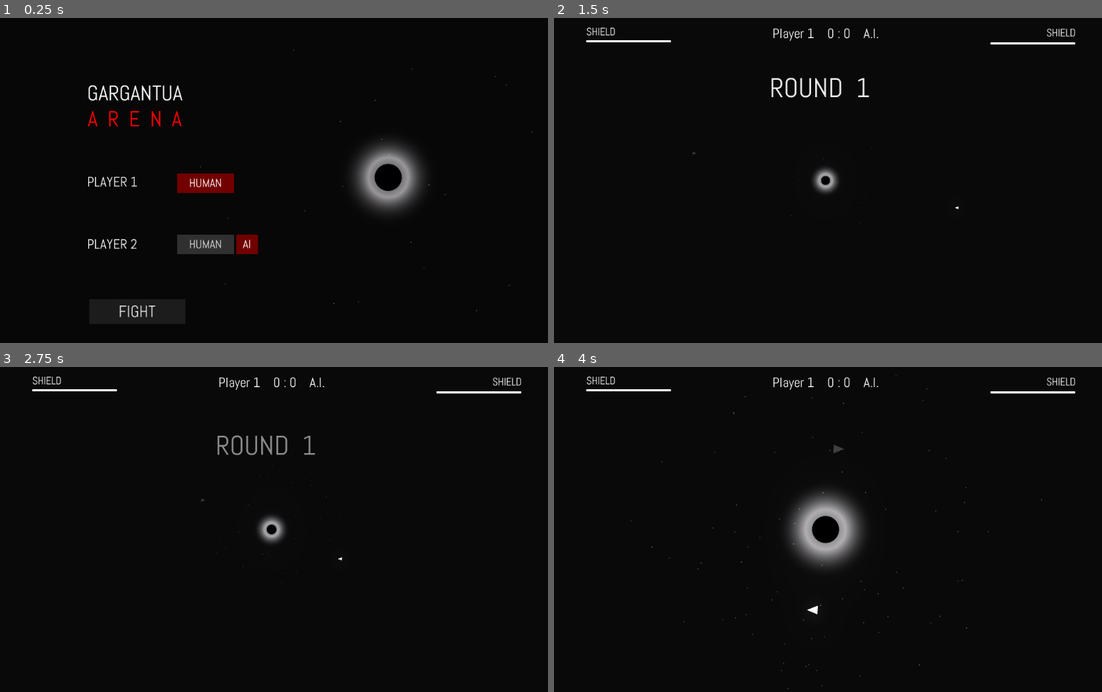
Above: before the commit, frames 1-4 (two rows, left to right).
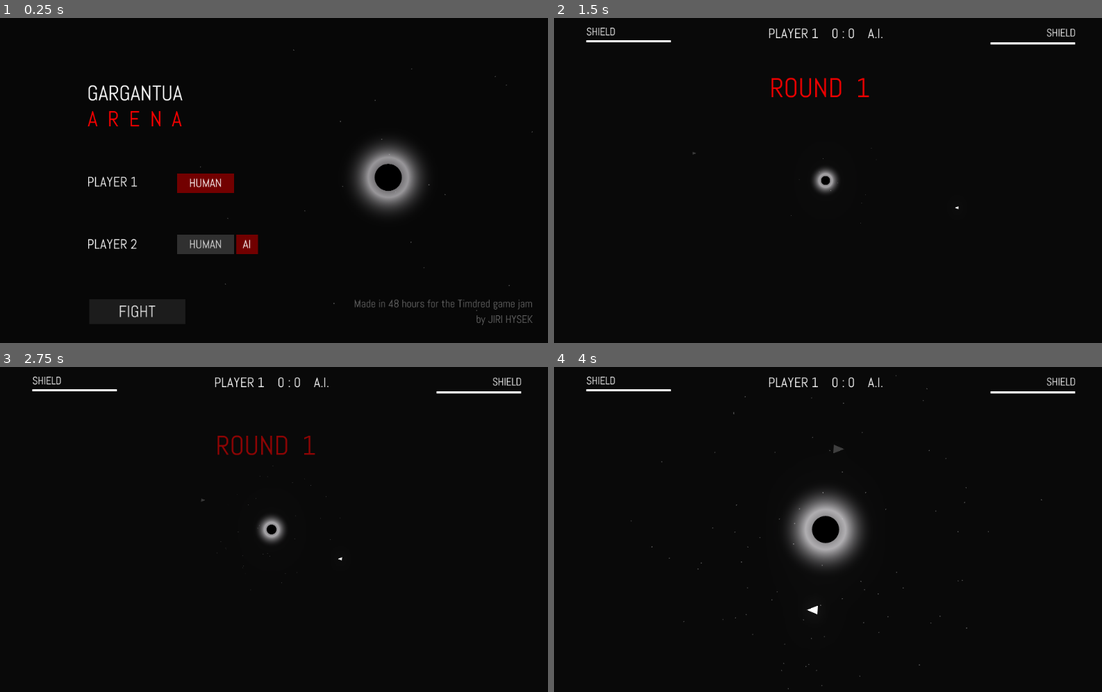
Above: after the commit, the same moments.

Repository: jhysek/gargantua-arena
Game: Godot game, scene res://Menu.tscn
Same seed, same stepped clock (60 frames per second), same inputs: the game is played once before the commit and once after it. Sound files missing from this copy of the repository are replaced by a short silence.
Inputs:
- Up to frame 1 (0.25 s): no input
- Up to frame 2 (1.5 s): click "FIGHT" at 0.5 s; hold Right (ui_right) from 1.28 s (still down); tap W (ui_shield_B) at 1.35 s
- Up to frame 3 (2.75 s): tap Enter at 2 s; release Right (ui_right) at 2.03 s; hold Down (ui_down) from 2.03 s (still down); tap W (ui_shield_B) at 2.1 s
- Up to frame 4 (4 s): release Down (ui_down) at 2.78 s; hold Right (ui_right) 2.78-3.53 s; tap W (ui_shield_B) at 2.85, 3.6 s; hold Up (ui_up) from 3.53 s (still down)

The runs differ from the first frame. In frame 1, 0.3% of the frame differs, in the area x 64-98%, y 86-95%; in frame 2, 0.7%, in the area x 39-60%, y 3-25%; in frame 3, 0.6%; in frame 4, 0.3%.

Commit message:
More Sfx

Diff:
--- a/Components/Bullet/Bullet.gd
+++ b/Components/Bullet/Bullet.gd
@@ -35,4 +35,6 @@
 	queue_free()
 
 func _on_Bullet_area_entered(area):
-	  queue_free()
+	queue_free()
+	if area.is_in_group("Shield"):
+		area.get_parent().get_node("ShieldHitSfx").play()
--- a/Components/Ship/Ship.gd
+++ b/Components/Ship/Ship.gd
@@ -2,7 +2,13 @@
 
 # Credits
 # - music: Zefz on opengameart.org
+# - music: Zander Noriega on opengameart.org (perpetial tension) https://twitter.com/codingobviously
 # - sound effects: Unnamed (Viktor.Hahn@web.de), is licensed under the Creative Commons Attribution-ShareAlike 3.0 Unported License.
+# - sfx: shield hit https://freesound.org/people/StormwaveAudio/
+# - sfx: fire: Michel Baradari on openGameArt
+# - sfx: https://freesound.org/people/MortisBlack/ shield depleted
+# - sfx: shield raised: https://freesound.org/people/Misty_Audio/
+
 
 var BLACKHOLE_MASS = 30000
 var speed          = 10
@@ -55,6 +61,7 @@
 
 			game.update_shield_indicator(ind_number, shield_power / 5.0 * 100)
 			if shield_power <= 0:
+				$ShieldDepletedSfx.play()
 				lower_shield()
 
 		if controlled == 0:
@@ -96,12 +103,14 @@
 
 func raise_shield():
 	if !dead and shield_power > 0:
+		$ShieldRaisedSfx.play()
 		shield_raised = true
 		$Shield.show()
 		$Shield.monitoring = true
 		$Shield.monitorable = true
 
 func lower_shield():
+	$ShieldRaisedSfx.stop()
 	shield_raised = false
 	$Shield.hide()
 	$Shield.monitoring = false
--- a/Components/Ship/Ship.tscn
+++ b/Components/Ship/Ship.tscn
@@ -1,11 +1,14 @@
-[gd_scene load_steps=9 format=2]
+[gd_scene load_steps=12 format=2]
 
 [ext_resource path="res://Components/Ship/Ship.gd" type="Script" id=1]
 [ext_resource path="res://Components/Ship/sprite.png" type="Texture" id=2]
 [ext_resource path="res://Assets/flaunch.wav" type="AudioStream" id=3]
 [ext_resource path="res://Assets/explosion01.wav" type="AudioStream" id=4]
-[ext_resource path="res://Assets/light.png" type="Texture" id=5]
-[ext_resource path="res://Assets/circle.png" type="Texture" id=6]
+[ext_resource path="res://Assets/shield_hit.wav" type="AudioStream" id=5]
+[ext_resource path="res://Assets/light.png" type="Texture" id=6]
+[ext_resource path="res://Assets/circle.png" type="Texture" id=7]
+[ext_resource path="res://Assets/shield_depleted.ogg" type="AudioStream" id=8]
+[ext_resource path="res://Assets/shield_raised.wav" type="AudioStream" id=9]
 
 [sub_resource type="Animation" id=1]
 
@@ -91,7 +94,7 @@
 custom_solver_bias = 0.0
 radius = 20.4819
 
-[node name="Ship" type="KinematicBody2D"]
+[node name="Ship" type="KinematicBody2D" index="0"]
 
 position = Vector2( 1000, 130 )
 input_pickable = false
@@ -134,7 +137,15 @@
 mix_target = 0
 bus = "Master"
 
-[node name="AnimationPlayer" type="AnimationPlayer" parent="." index="4"]
+[node name="ShieldHitSfx" type="AudioStreamPlayer" parent="." index="4"]
+
+stream = ExtResource( 5 )
+volume_db = -10.0
+autoplay = false
+mix_target = 0
+bus = "Master"
+
+[node name="AnimationPlayer" type="AnimationPlayer" parent="." index="5"]
 
 root_node = NodePath("..")
 autoplay = ""
@@ -144,11 +155,11 @@
 anims/Explode = SubResource( 1 )
 blend_times = [  ]
 
-[node name="Light2D" type="Light2D" parent="." index="5"]
+[node name="Light2D" type="Light2D" parent="." index="6"]
 
 enabled = true
 editor_only = false
-texture = ExtResource( 5 )
+texture = ExtResource( 6 )
 offset = Vector2( 0, 0 )
 texture_scale = 1.0
 color = Color( 1, 1, 1, 1 )
@@ -169,15 +180,15 @@
 shadow_item_cull_mask = 1
 _sections_unfolded = [ "Range" ]
 
-[node name="Explosion" type="Sprite" parent="." index="6"]
+[node name="Explosion" type="Sprite" parent="." index="7"]
 
 visible = false
 position = Vector2( 4.37982, 0.875961 )
 scale = Vector2( 0.01, 0.01 )
-texture = ExtResource( 6 )
+texture = ExtResource( 7 )
 _sections_unfolded = [ "Transform", "Visibility" ]
 
-[node name="Shield" type="Area2D" parent="." index="7" groups=[
+[node name="Shield" type="Area2D" parent="." index="8" groups=[
 "Shield",
 ]]
 
@@ -205,4 +216,20 @@
 position = Vector2( 3.17767, 0 )
 shape = SubResource( 2 )
 
+[node name="ShieldDepletedSfx" type="AudioStreamPlayer" parent="." index="9"]
+
+stream = ExtResource( 8 )
+volume_db = 0.0
+autoplay = false
+mix_target = 0
+bus = "Master"
+
+[node name="ShieldRaisedSfx" type="AudioStreamPlayer" parent="." index="10"]
+
+stream = ExtResource( 9 )
+volume_db = 0.0
+autoplay = false
+mix_target = 0
+bus = "Master"
+
 [connection signal="finished" from="ExplosionSfx" to="." method="_on_ExplosionSfx_finished"]
--- a/Game.gd
+++ b/Game.gd
@@ -25,7 +25,7 @@
 	if Stats.player2 == 0:
 		p2_label = "A.I."
 
-	$CanvasLayer/UI/Score.text = "Player 1    " + str(Stats.score[0]) + " : " + str(Stats.score[1]) + "    " + p2_label
+	$CanvasLayer/UI/Score.text = "PLAYER 1    " + str(Stats.score[0]) + " : " + str(Stats.score[1]) + "    " + p2_label
 
 func _on_Timer_timeout():
 	next_round()
--- a/Game.tscn
+++ b/Game.tscn
@@ -468,6 +468,7 @@
 size_flags_horizontal = 1
 size_flags_vertical = 4
 custom_fonts/font = SubResource( 7 )
+custom_colors/font_color = Color( 1, 0, 0, 1 )
 text = "ROUND 1"
 percent_visible = 1.0
 lines_skipped = 0
--- a/Menu.tscn
+++ b/Menu.tscn
@@ -1,8 +1,9 @@
-[gd_scene load_steps=15 format=2]
+[gd_scene load_steps=17 format=2]
 
 [ext_resource path="res://Menu.gd" type="Script" id=1]
 [ext_resource path="res://Components/Blackhole/Blackhole.tscn" type="PackedScene" id=2]
 [ext_resource path="res://Assets/abel-regular.otf" type="DynamicFontData" id=3]
+[ext_resource path="res://Assets/Zander Noriega - Perpetual Tension.wav" type="AudioStream" id=4]
 
 [sub_resource type="DynamicFont" id=1]
 
@@ -179,6 +180,14 @@
 [sub_resource type="DynamicFont" id=4]
 
 size = 30
+use_mipmaps = true
+use_filter = true
+font_data = ExtResource( 3 )
+_sections_unfolded = [ "Font", "Settings" ]
+
+[sub_resource type="DynamicFont" id=12]
+
+size = 20
 use_mipmaps = true
 use_filter = true
 font_data = ExtResource( 3 )
@@ -263,7 +272,7 @@
 adjustment_saturation = 1.0
 _sections_unfolded = [ "Glow" ]
 
-[node name="Menu" type="Node2D" index="0"]
+[node name="Menu" type="Node2D"]
 
 script = ExtResource( 1 )
 __meta__ = {
@@ -508,6 +517,32 @@
 flat = false
 align = 1
 _sections_unfolded = [ "custom_colors", "custom_fonts", "custom_styles" ]
+
+[node name="INFO" type="Label" parent="CanvasLayer/UI" index="4"]
+
+anchor_left = 1.0
+anchor_top = 1.0
+anchor_right = 1.0
+anchor_bottom = 1.0
+margin_left = -367.0
+margin_top = -86.0
+margin_right = -31.0
+margin_bottom = -31.0
+rect_pivot_offset = Vector2( 0, 0 )
+rect_clip_content = false
+mouse_filter = 2
+mouse_default_cursor_shape = 0
+size_flags_horizontal = 1
+size_flags_vertical = 4
+custom_fonts/font = SubResource( 12 )
+custom_colors/font_color = Color( 0.414063, 0.414063, 0.414063, 1 )
+text = "Made in 48 hours for the Timdred game jam by JIRI HYSEK"
+align = 2
+autowrap = true
+percent_visible = 1.0
+lines_skipped = 0
+max_lines_visible = -1
+_sections_unfolded = [ "custom_colors", "custom_fonts" ]
 
 [node name="Camera2D" type="Camera2D" parent="." index="2"]
 
@@ -539,6 +574,14 @@
 
 environment = SubResource( 11 )
 
+[node name="AudioStreamPlayer" type="AudioStreamPlayer" parent="." index="4"]
+
+stream = ExtResource( 4 )
+volume_db = 5.0
+autoplay = true
+mix_target = 0
+bus = "Master"
+
 [connection signal="pressed" from="CanvasLayer/UI/Player2/AI" to="." method="_on_AI_pressed"]
 
 [connection signal="pressed" from="CanvasLayer/UI/Player2/HUMAN" to="." method="_on_HUMAN_pressed"]
Not shown, changed: Assets/Zander Noriega - Perpetual Tension.wav.import
Not shown, added: Assets/shield_depleted.ogg.import
Not shown, added: Assets/shield_hit.wav.import
Not shown, added: Assets/shield_raised.wav.import
Not shown: 1 places in Components/Ship/Ship.tscn that only renumber resources
Not shown, added: export_presets.cfg
Not shown, added: Assets/shield_depleted.ogg
Not shown, added: Assets/shield_hit.wav
Not shown, added: Assets/shield_raised.wav
